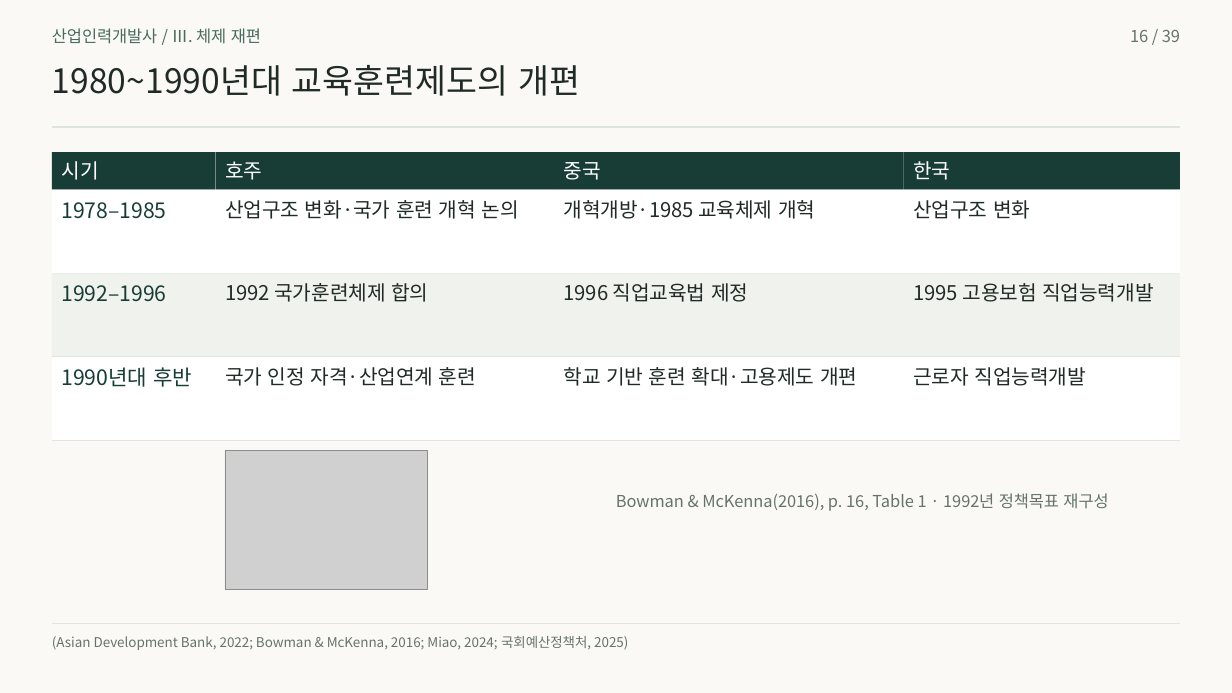
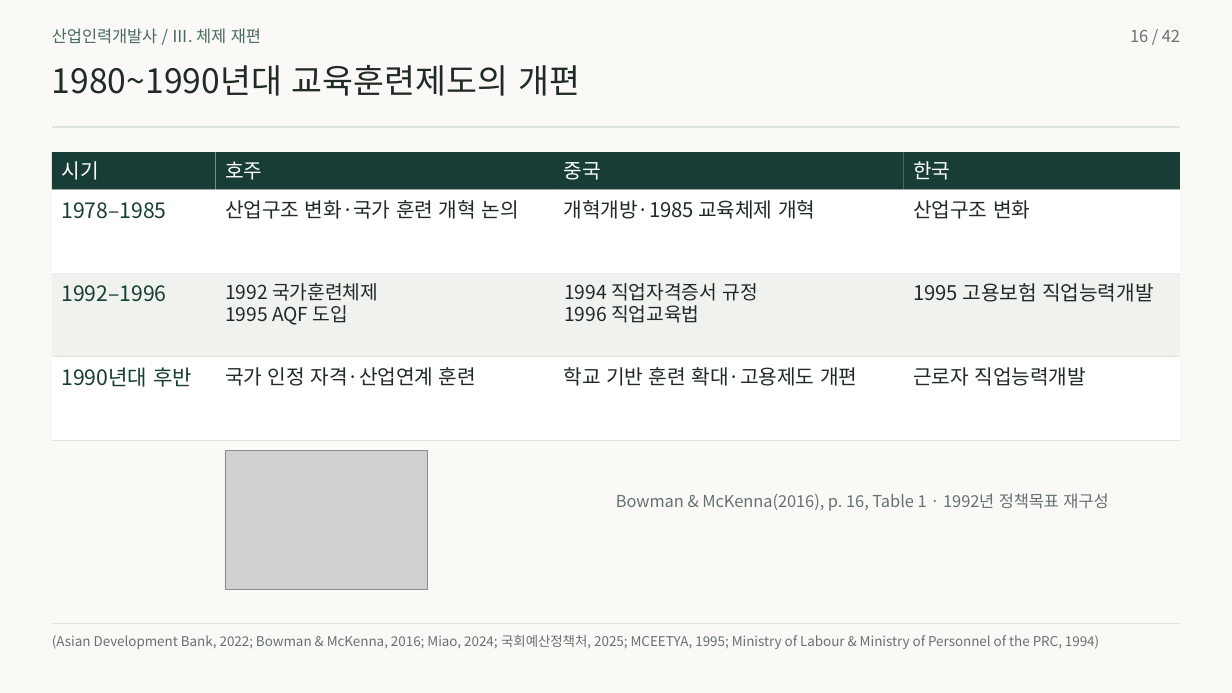
Before and after one commit to 01Chungee10/vet-history-rehearsal, a slide deck: slide 16 of au-cn-2026/presentation.pptx. Drawn at 1232x693 pixels with LibreOffice and Linux fonts; fonts in the diff are those of the drawing; grey boxes stand for pictures. Boxes give left, top, right and bottom in pixels: in the first picture for what was removed or moved away, otherwise in the second. Text is boxed around its words. In the diff, an @@ line names an element or a change of style, - is before the commit and + after.

```diff
--- a/au-cn-2026/presentation.pptx
+++ b/au-cn-2026/presentation.pptx
@@ text at bbox=[1130, 30, 1180, 42]: text changed @@
-16 / 39
+16 / 42
@@ text at bbox=[225, 283, 378, 306]: text changed; size 15.8 to 15 pt @@
-1992 국가훈련체제 합의
+1992 국가훈련체제
@@ text added at bbox=[564, 283, 758, 306], 15 pt, text #202B27 @@
+1994 직업자격증서 규정
@@ text added at bbox=[225, 305, 348, 325], 15 pt, text #202B27 @@
+1995 AQF 도입
@@ text at bbox=[564, 305, 699, 323]: text changed; size 15.8 to 15 pt @@
-1996 직업교육법 제정
+1996 직업교육법
@@ text at bbox=[52, 635, 1099, 649]: text changed @@
-(Asian Development Bank, 2022; Bowman & McKenna, 2016; Miao, 2024; 국회예산정책처, 2025)
+(Asian Development Bank, 2022; Bowman & McKenna, 2016; Miao, 2024; 국회예산정책처, 2025; MCEETYA, 1995; Ministry of Labour & Ministry of Personnel of the PRC, 1994)
```
Also in this commit, not shown: 38 other slides changed, 3 slides added, 46 other files.
